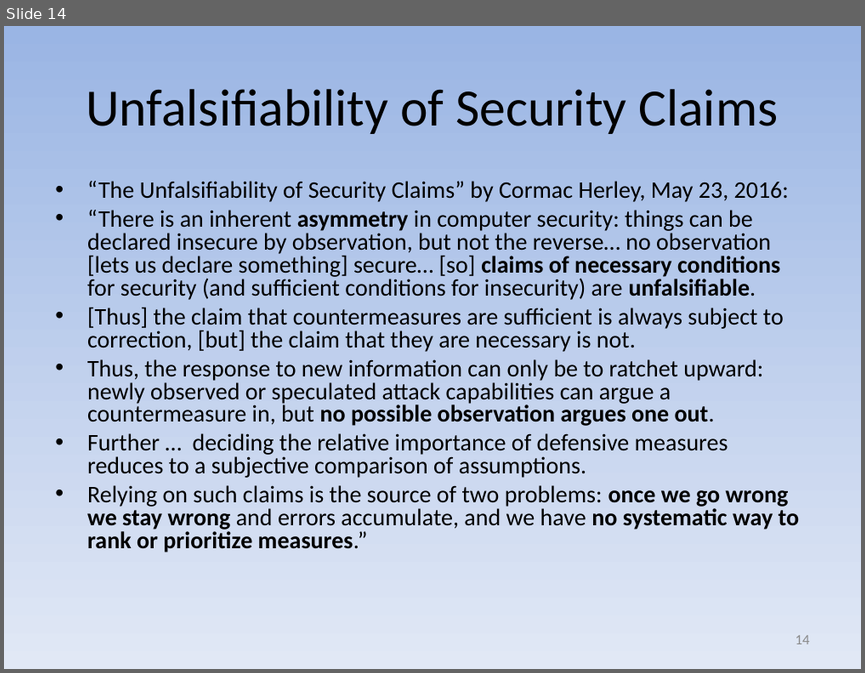
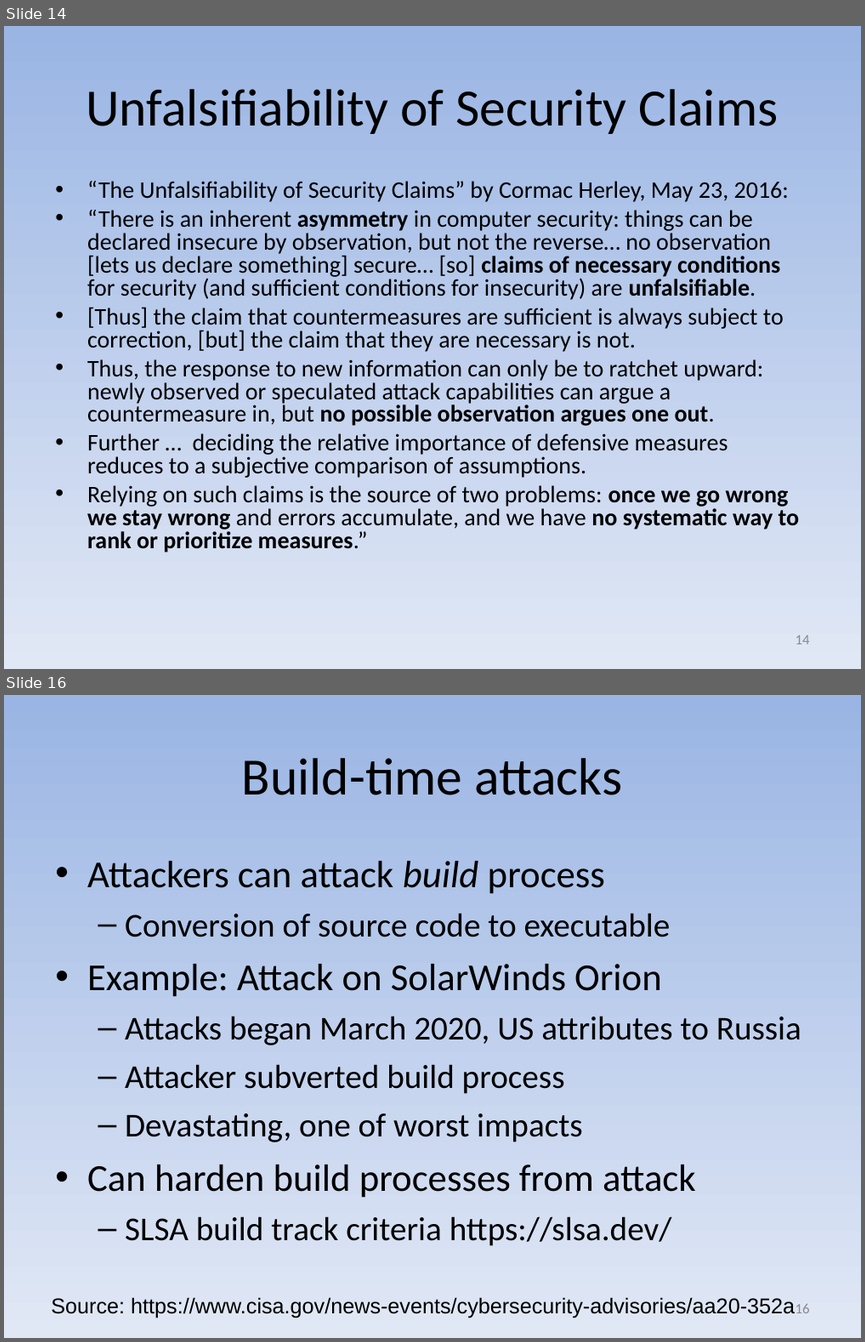
Before and after one commit to david-a-wheeler/david-a-wheeler.github.io, a slide deck: secure-class/presentations/Secure-Software-10-Misc.ppt. Shown one above the other, each under a label of ours: slide 14 before the commit, slides 14 and 16 after it; the slides between them are not shown. The pictures are 865x673 and 865x1342 pixels, drawn with LibreOffice and Linux fonts; fonts in the diff are those of the drawing. Boxes give left, top, right and bottom in pixels: in the first picture for what was removed or moved away, otherwise in the second. Text is boxed around its words. In the diff, an @@ line names an element or a change of style, - is before the commit and + after.

Commit message:
Add reproducible builds to section 10

```diff
--- a/secure-class/presentations/Secure-Software-10-Misc.ppt
+++ b/secure-class/presentations/Secure-Software-10-Misc.ppt
@@ slide 16 added at (4,695,861,1338), background gradient #9AB5E4 to #E1E8F5 @@
@@ title added at (242,758,622,795), 44 pt, text #000000 @@
+Build-time attacks
@@ text added at (87,861,801,1246), 28 pt, text #000000 @@
+• Attackers can attack build process
+  – Conversion of source code to executable
+• Example: Attack on SolarWinds Orion
+  – Attacks began March 2020, US attributes to Russia
+  – Attacker subverted build process
+  – Devastating, one of worst impacts
+• Can harden build processes from attack
+  – SLSA build track criteria https://slsa.dev/
@@ text added at (51,1297,794,1318), 18 pt, text #000000 @@
+Source: https://www.cisa.gov/news-events/cybersecurity-advisories/aa20-352a
@@ page number added at (795,1304,810,1313), 12 pt, text #898989 @@
+16
```
Also in this commit, not shown: 2 slides changed, 2 other slides added.
